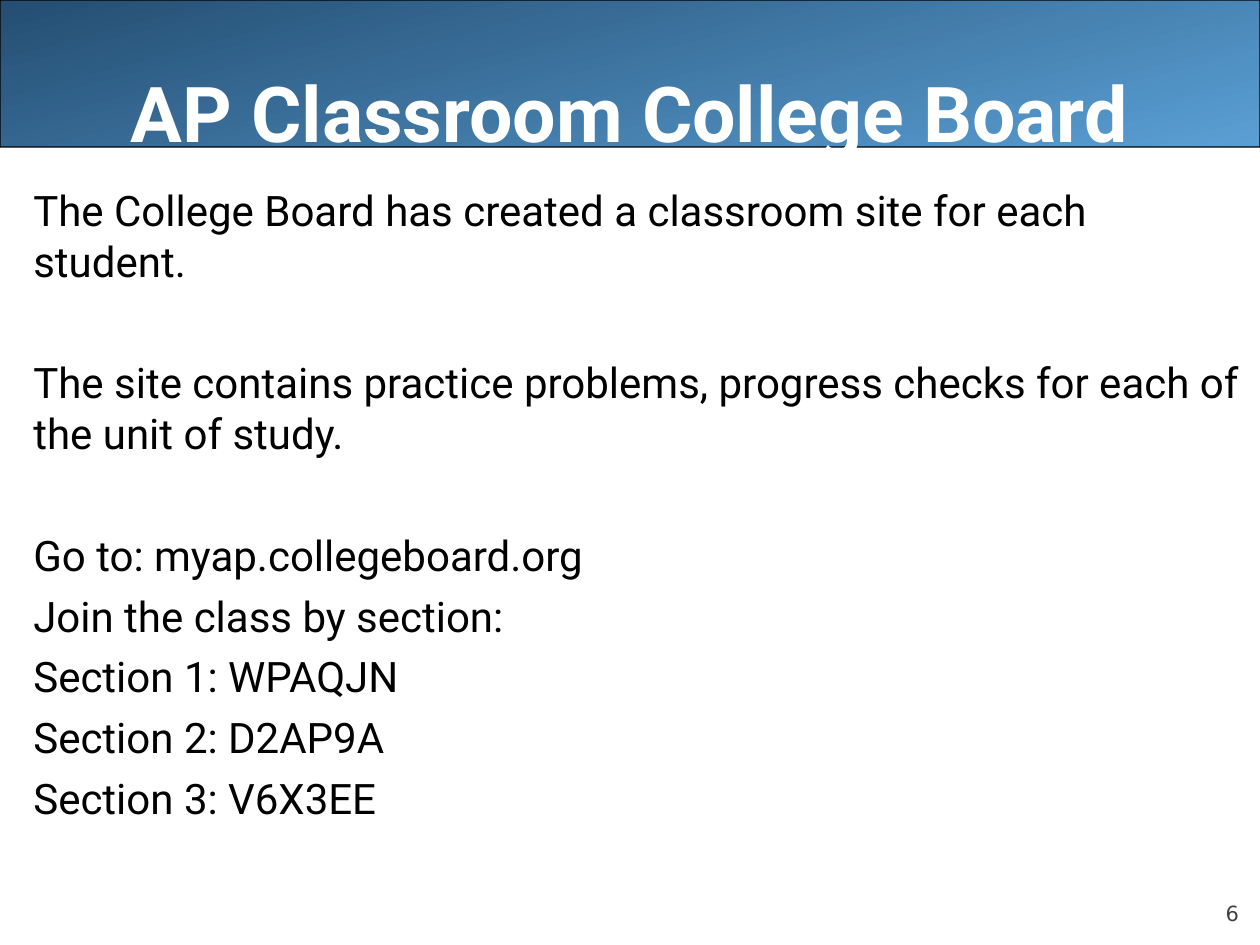
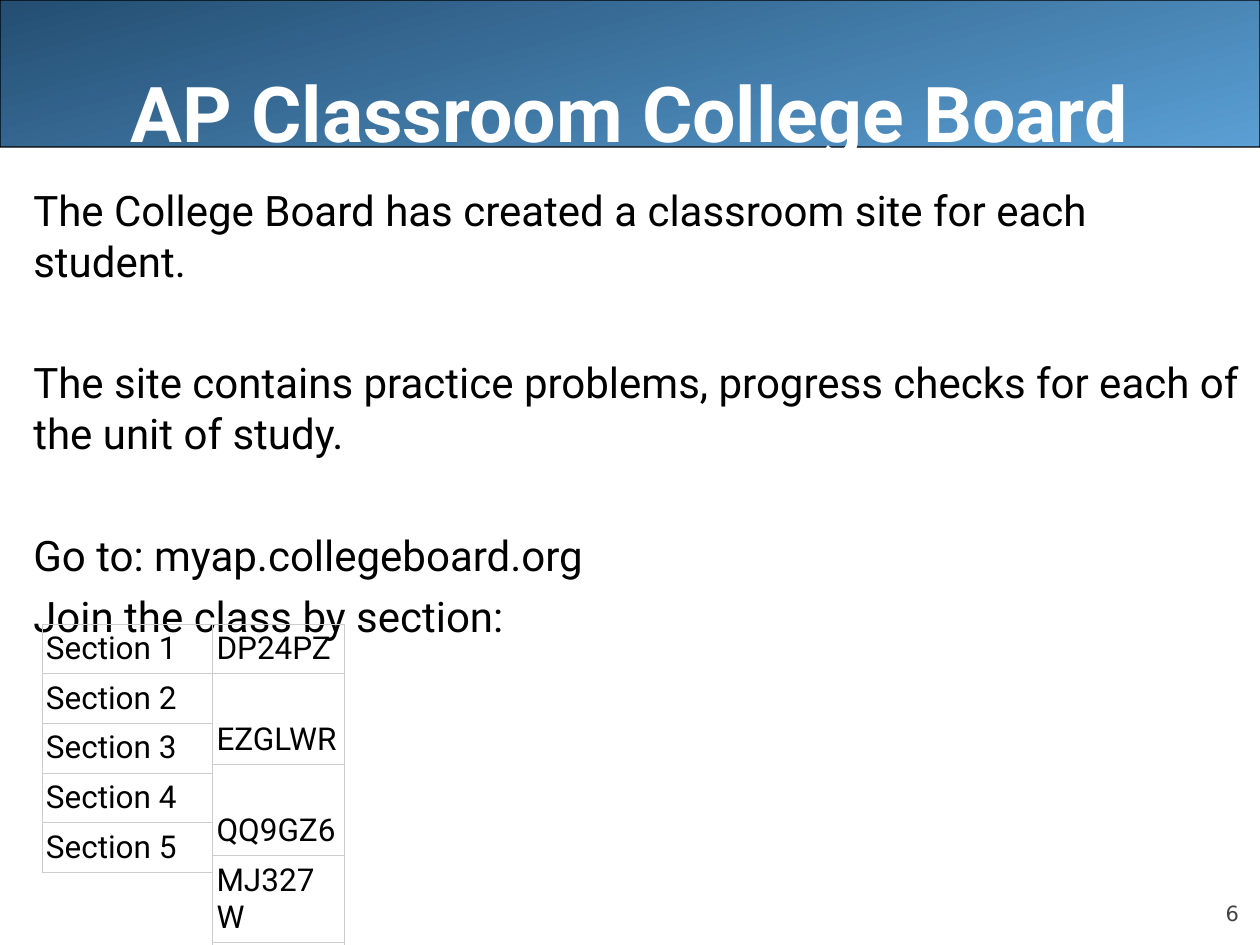
Before and after one commit to LongBaoNguyen/longbaonguyen.github.io, a slide deck: slide 6 of courses/apcsp/lecture0_Intro.ppt. Drawn at 1260x945 pixels with LibreOffice and Linux fonts; fonts in the diff are those of the drawing. Boxes give left, top, right and bottom in pixels: in the first picture for what was removed or moved away, otherwise in the second. Text is boxed around its words. In the diff, an @@ line names an element or a change of style, - is before the commit and + after.

```diff
--- a/courses/apcsp/lecture0_Intro.ppt
+++ b/courses/apcsp/lecture0_Intro.ppt
@@ table added at (42,624,212,863), 5 rows, 1 columns @@
+Section 1
+Section 2
+Section 3
+Section 4
+Section 5
@@ table added at (213,624,344,849), 5 rows, 1 columns @@
+DP24PZ
+EZGLWR
+QQ9GZ6
+MJ327W
+AZRJPN
@@ text at (33,661,398,815): paragraphs removed @@
-Section 1: WPAQJN
-Section 2: D2AP9A
-Section 3: V6X3EE
```
Also in this commit, not shown: 4 other slides changed, 1 slide added, 2 slides removed, 5 other files.
